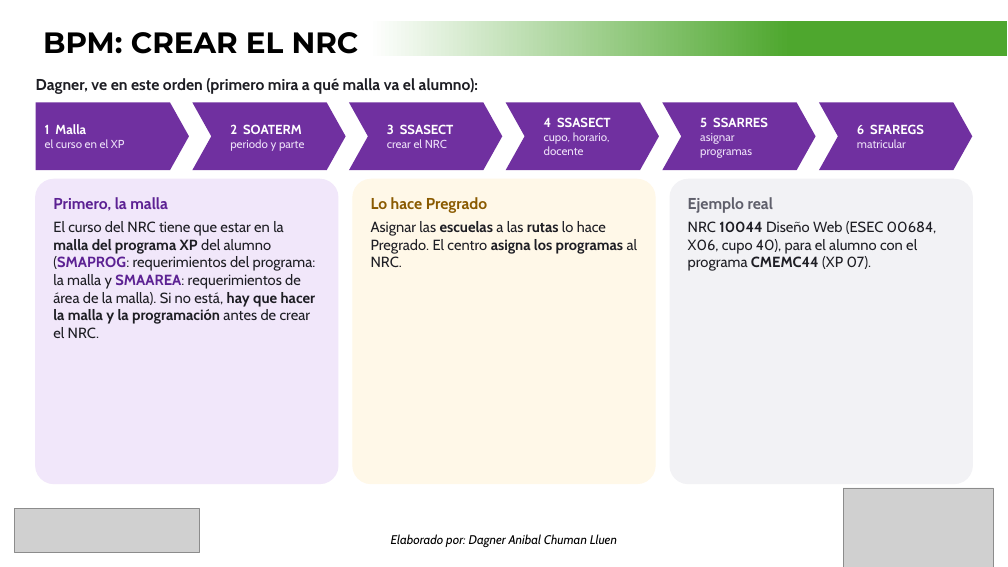
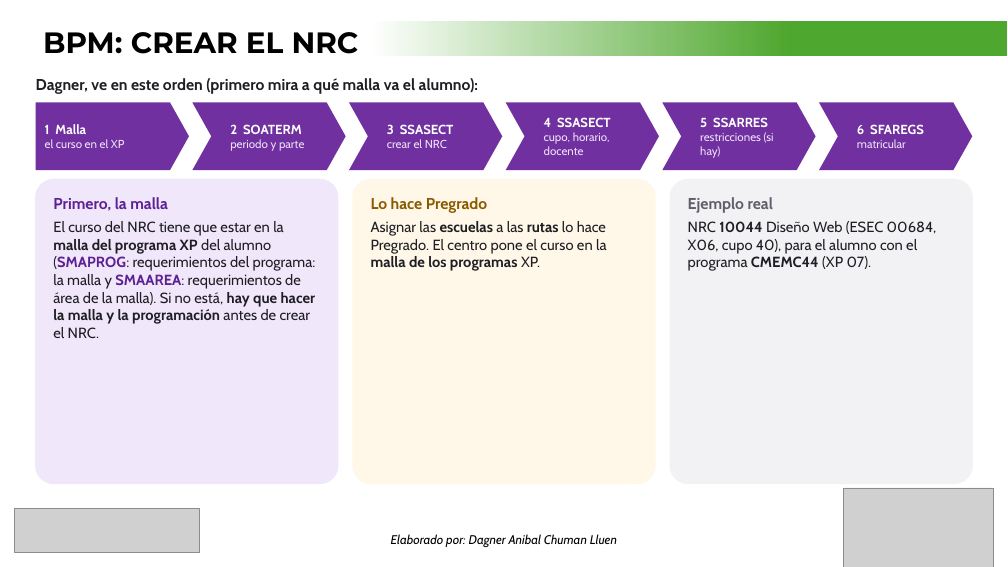
Before and after one commit to dagnerchuman/ellucian-instructivos, a slide deck: slide 9 of docs/presentaciones/RUTA DE APRENDIZAJE - INSCRIPCIÓN, NRC Y PROGRAMAS - CENTRO DE INFORMÁTICA.pptx. Drawn at 1008x567 pixels with LibreOffice and Linux fonts; fonts in the diff are those of the drawing; grey boxes stand for pictures. Boxes give left, top, right and bottom in pixels: in the first picture for what was removed or moved away, otherwise in the second. Text is boxed around its words. In the diff, an @@ line names an element or a change of style, - is before the commit and + after.

```diff
--- a/docs/presentaciones/RUTA DE APRENDIZAJE - INSCRIPCIÓN, NRC Y PROGRAMAS - CENTRO DE INFORMÁTICA.pptx
+++ b/docs/presentaciones/RUTA DE APRENDIZAJE - INSCRIPCIÓN, NRC Y PROGRAMAS - CENTRO DE INFORMÁTICA.pptx
@@ text in chevron at (x1=700, y1=132, x2=774, y2=158): text changed @@
-asignar programas
+restricciones (si hay)
@@ text in rounded rectangle at (x1=371, y1=221, x2=607, y2=271): text changed @@
-Asignar las escuelas a las rutas lo hace Pregrado. El centro asigna los programas al NRC.
+Asignar las escuelas a las rutas lo hace Pregrado. El centro pone el curso en la malla de los programas XP.
```
Also in this commit, not shown: 6 other slides changed, 9 other files.
